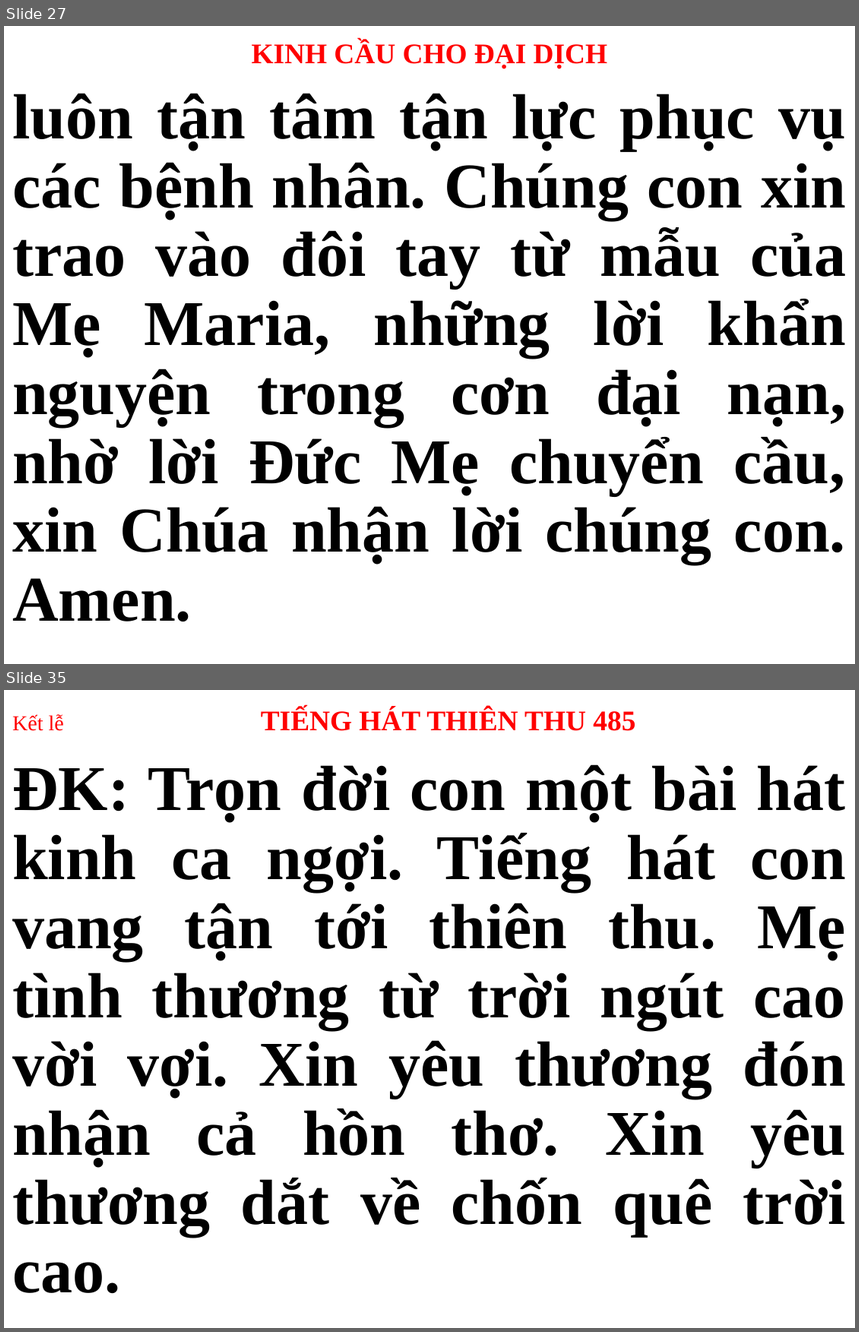
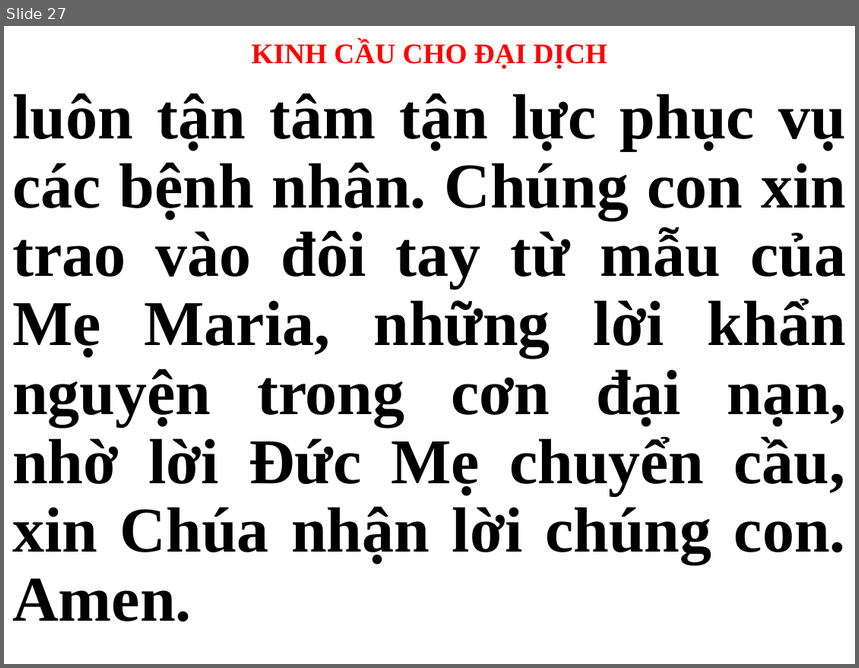
Before and after one commit to peteranh99/usb-songs, a slide deck: CN.pptx. Shown one above the other, each under a label of ours: slides 27 and 35 before the commit, slide 27 after it; the slides between them are not shown. The pictures are 859x1332 and 859x668 pixels, drawn with LibreOffice and Linux fonts; fonts in the diff are those of the drawing. Boxes give left, top, right and bottom in pixels: in the first picture for what was removed or moved away, otherwise in the second. Text is boxed around its words. In the diff, an @@ line names an element or a change of style, - is before the commit and + after.

```diff
--- a/CN.pptx
+++ b/CN.pptx
@@ slide 35 removed at bbox=[4, 690, 855, 1328], background #FFFFFF @@
@@ title removed at bbox=[12, 708, 636, 731] @@
-Kết lễ TIẾNG HÁT THIÊN THU 485
@@ subtitle removed at bbox=[12, 764, 846, 1294] @@
-ĐK: Trọn đời con một bài hát kinh ca ngợi. Tiếng hát con vang tận tới thiên thu. Mẹ tình thương từ trời ngút cao vời vợi. Xin yêu thương đón nhận cả hồn thơ. Xin yêu thương dắt về chốn quê trời cao.
```
Also in this commit, not shown: 28 other slides changed, 53 slides added, 38 other slides removed, 2 other files.
